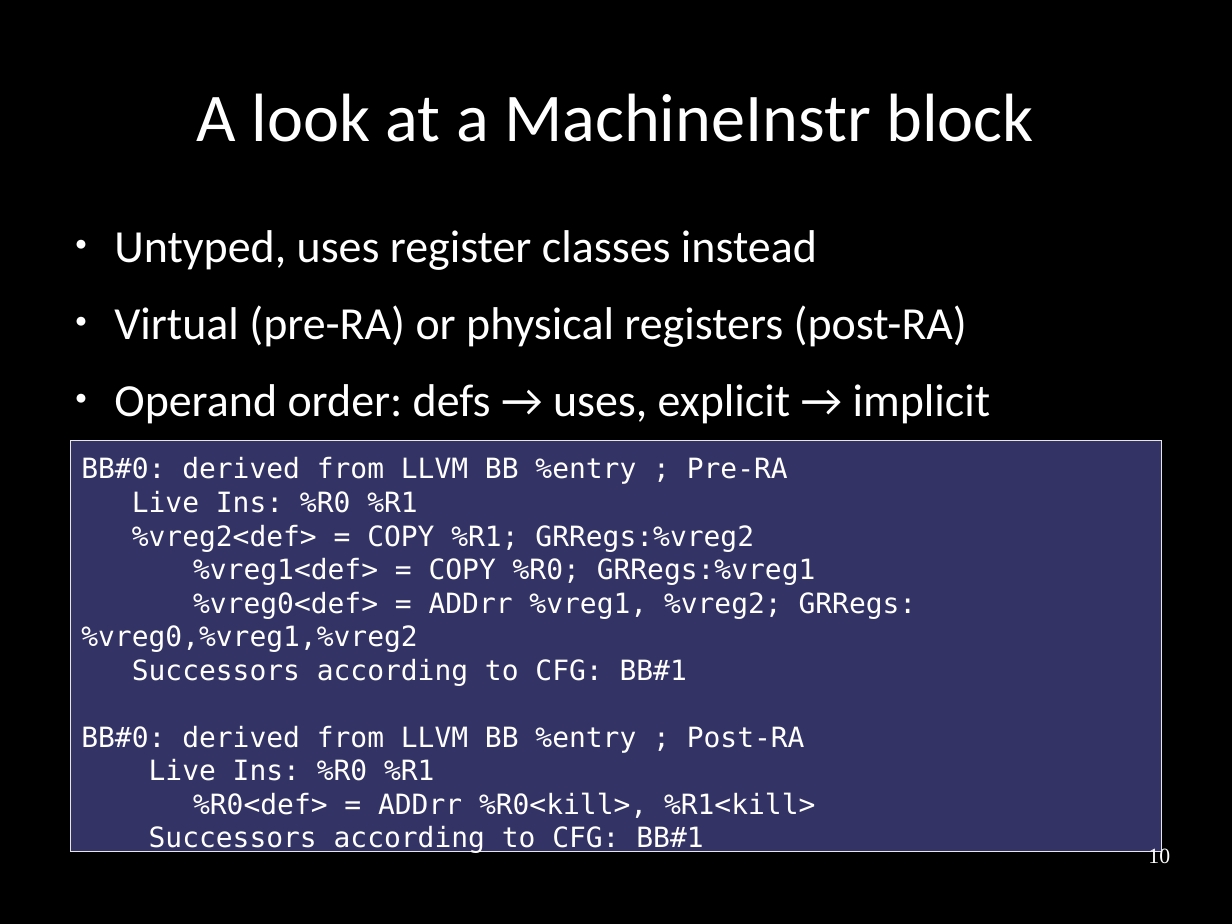
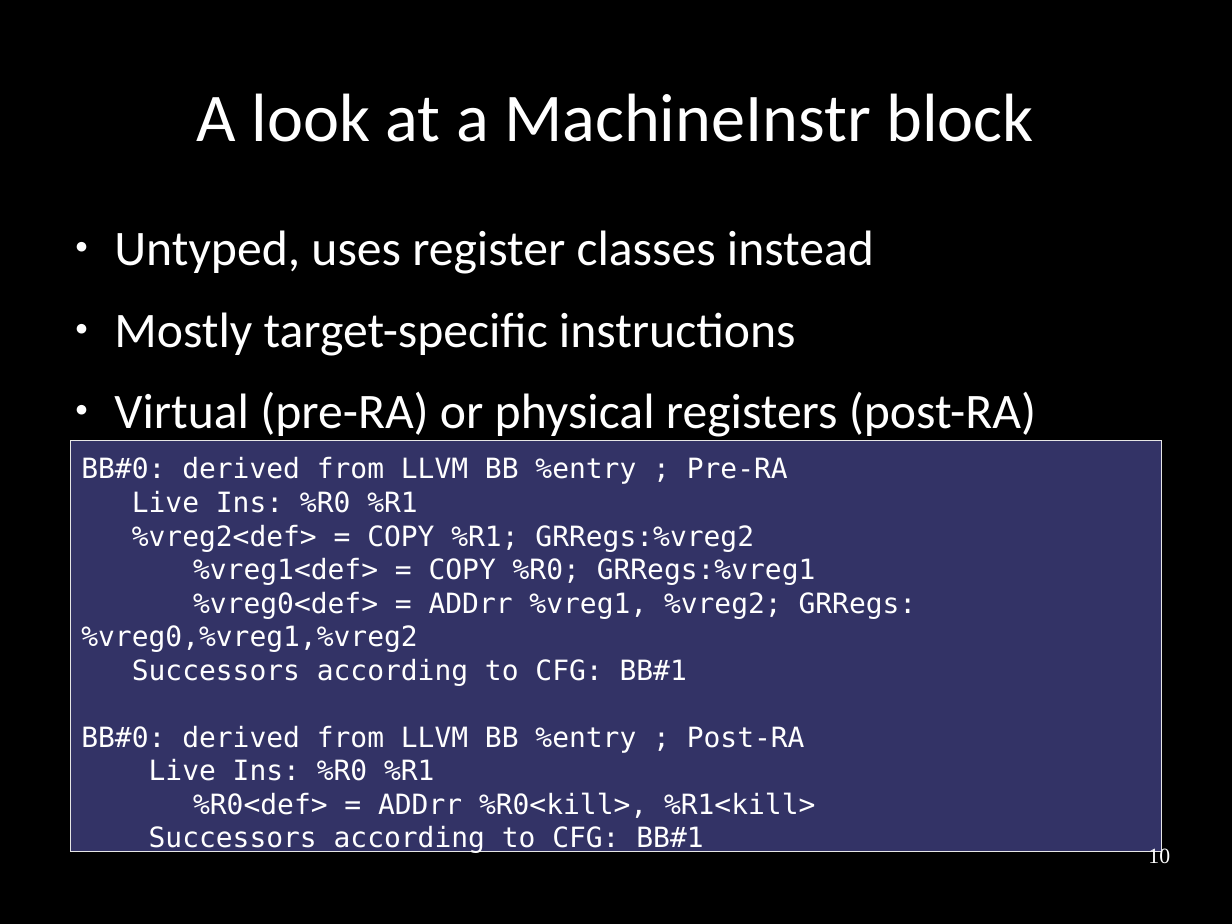
Before and after one commit to frasercrmck/llvm-leg, a slide deck: slide 10 of docs/Codeplay/Slides.odp. Drawn at 1232x924 pixels with LibreOffice and Linux fonts; fonts in the diff are those of the drawing. Boxes give left, top, right and bottom in pixels: in the first picture for what was removed or moved away, otherwise in the second. Text is boxed around its words. In the diff, an @@ line names an element or a change of style, - is before the commit and + after.

```diff
--- a/docs/Codeplay/Slides.odp
+++ b/docs/Codeplay/Slides.odp
@@ text at bbox=[114, 230, 1036, 441]: size 29.6 to 32 pt in "Untyped, uses register classes instead", "Virtual (pre-RA) or physical registers (post-RA)" @@
@@ text at bbox=[114, 312, 796, 356]: paragraph added @@
+● Mostly target-specific instructions
@@ text at bbox=[114, 384, 991, 424]: paragraph removed @@
-● Operand order: defs → uses, explicit → implicit
```
Also in this commit, not shown: 11 other slides changed.
